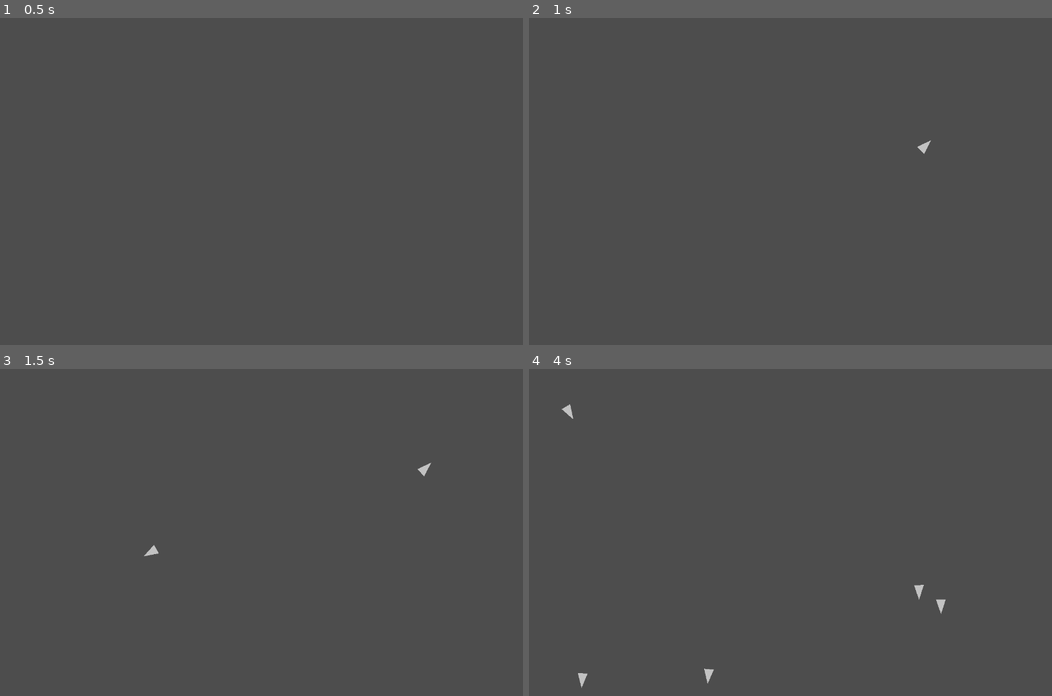
Above: before the commit, frames 1-4 (two rows, left to right).
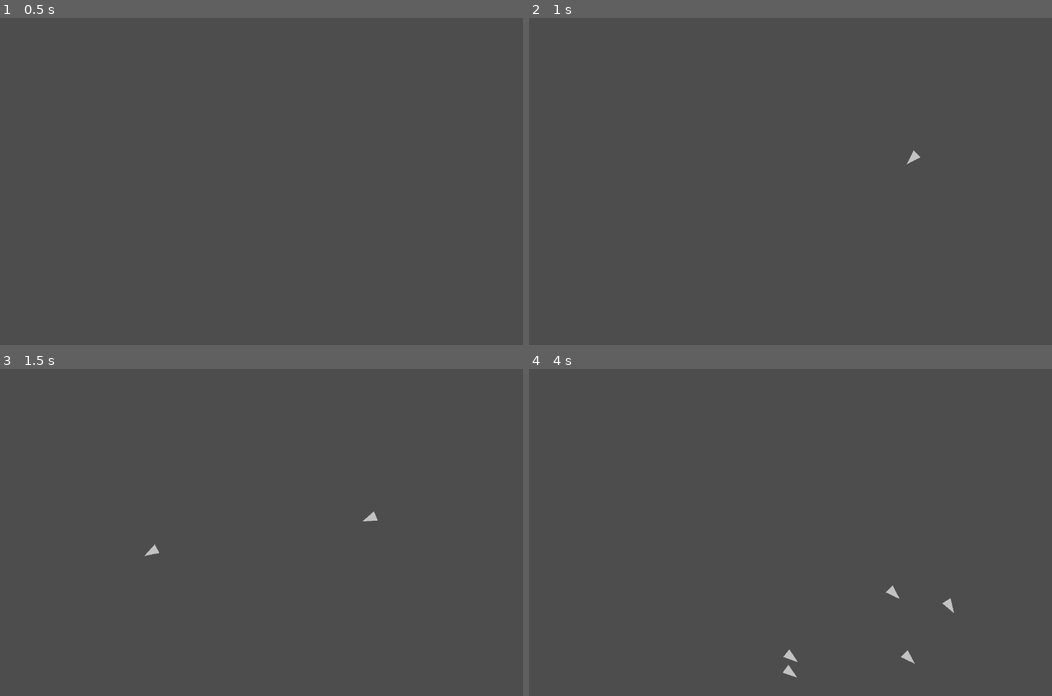
Above: after the commit, the same moments.

Repository: uvmain/boids
Game: Godot game, scene res://main.tscn
Two runs of this game, one before a commit and one after it. Both use one fixed random seed, a clock stepped at 60 frames per second and the inputs below.
Inputs (mouse positions are in pixels of both pictures, inside the frame that each line leads up to):
- Up to frame 1 (0.5 s): no input
- Up to frame 2 (1 s): tap Enter at 0.5 s; move the mouse to (905, 165) at 0.52 s; click (905, 165) at 0.67 s
- Up to frame 3 (1.5 s): move the mouse to (156, 548) at 1.27 s; click (156, 548) at 1.42 s
- Up to frame 4 (4 s): move the mouse to (842, 460) at 2.02 s; click (842, 460) at 2.17 s; move the mouse to (764, 597) at 2.77 s; click (764, 597) at 2.92 s; move the mouse to (947, 581) at 3.52 s; click (947, 581) at 3.67 s

Frame 1 is identical in both runs. In frame 2, less than 0.1% of the frame differs, in the area x 72-77%, y 37-45%; in frame 3, 0.1%; in frame 4, 0.5%, in the area x 6-82%, y 10-98%.

Commit message:
add separation

Diff:
--- a/boid.gd
+++ b/boid.gd
@@ -1,7 +1,7 @@
 extends Node2D
 
 var boid_list : Array = []
-var direction := Vector2.ONE
+var direction : Vector2
 var screensize
 
 @export var speed : int = 200
@@ -9,6 +9,7 @@
 @export_range(0.0, 1.0) var alignment_amount = 0.01
 @export_range(0, 100) var separation_distance = 10
 @export_range(0.0, 1.0) var separation_amount = 0.01
+@export_range(0.0, 1.0) var tracking_amount = 0.1
 
 
 func _ready():
@@ -20,14 +21,14 @@
 
 func _process(delta):
 	check_for_offscreen()
+	var new_rotation = rotation
 	if boid_list:
 		var flock_data = flock_rules()
-#		if flock_data.separation_position > Vector2.ZERO:
-#			print(flock_data)
 		position = lerp(position, flock_data.average_position, cohesion_amount)
-		var new_rotation = lerp(rotation, flock_data.average_rotation, alignment_amount)
+		new_rotation = lerp(new_rotation, flock_data.average_rotation, alignment_amount)
 		direction = Vector2(cos(new_rotation), sin(new_rotation))
-#		position = lerp(position, flock_data.separation_position, separation_amount)
+		position = lerp(position, flock_data.separation_position, separation_amount)
+	direction = lerp(direction, position.direction_to(get_viewport().get_mouse_position()), tracking_amount)
 	position += (direction * speed * delta)
 	look_at(position + direction)
 
@@ -36,18 +37,19 @@
 	var average_rotation := 0.0
 	var average_position := Vector2.ZERO
 	var separation_position := Vector2.ZERO
-	var boids_too_close := []
+	var boids_too_close := 0
 	for boid in boid_list:
 		average_position += boid.position
 		average_rotation += boid.rotation
 		if position.distance_to(boid.position) < separation_distance:
-			boids_too_close.append(boid)
-	for boid in boids_too_close:
-		separation_position += boid.position
+			boids_too_close += 1
+			var difference = position - boid.position
+			separation_position += difference.normalized() / difference.length()
 	average_position /= boid_list.size()
 	average_rotation /= boid_list.size()
-	if boids_too_close:
-		separation_position /= boids_too_close.size()
+	if boids_too_close > 0:
+		separation_position /= boids_too_close
+	separation_position += position
 	return { "average_position": average_position, "average_rotation": average_rotation, "separation_position": separation_position }
 
 
--- a/boid.tscn
+++ b/boid.tscn
@@ -9,8 +9,11 @@
 color = Color(1, 1, 1, 0.662745)
 polygon = PackedVector2Array(-12, -12, 24, 0, -12, 12)
 script = ExtResource("1_gn0r5")
-alignment_amount = 0.153
-separation_amount = 0.187
+cohesion_amount = 0.032
+alignment_amount = 0.091
+separation_distance = 89
+separation_amount = 0.973
+tracking_amount = 0.037
 
 [node name="Area2D" type="Area2D" parent="." groups=["boids"]]
 
